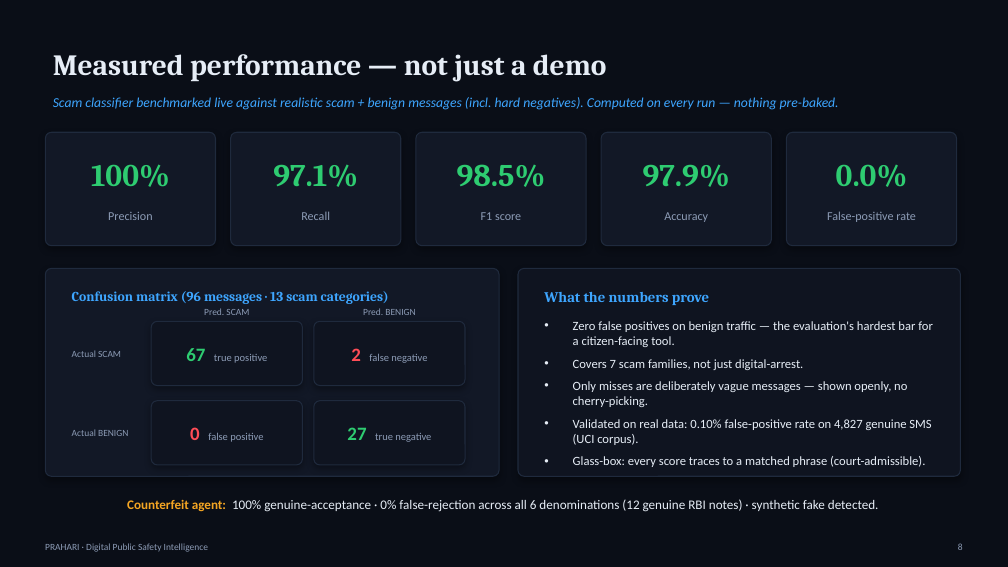
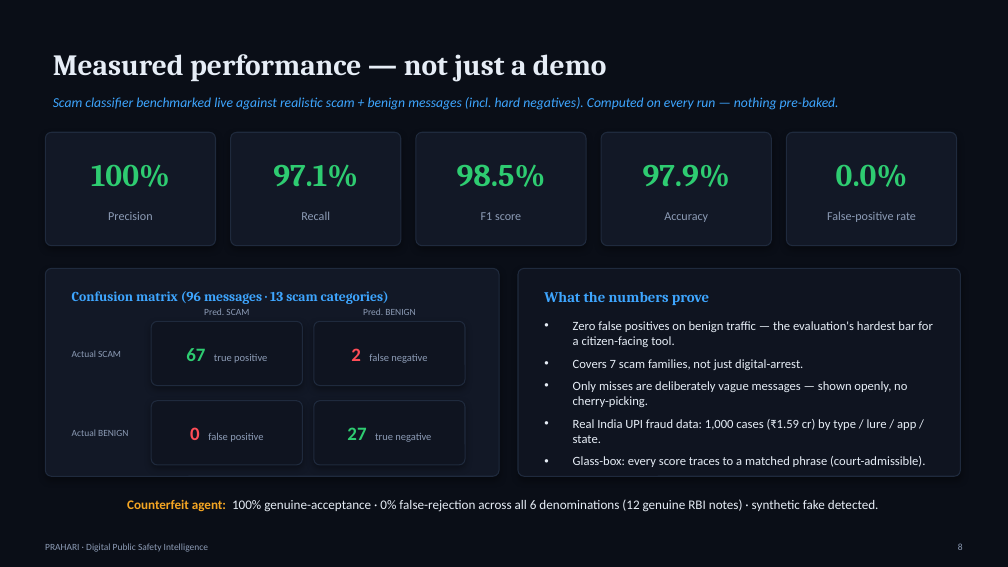
Before and after one commit to Ravianshu19/AI-for-Digital-Public-Safety, a slide deck: slide 8 of docs/Prahari_Pitch_Deck.pptx. Drawn at 1008x567 pixels with LibreOffice and Linux fonts; fonts in the diff are those of the drawing. Boxes give left, top, right and bottom in pixels: in the first picture for what was removed or moved away, otherwise in the second. Text is boxed around its words. In the diff, an @@ line names an element or a change of style, - is before the commit and + after.

Commit message:
India-only data: add real India UPI fraud intelligence, drop foreign datasets
- Add Kaggle 'UPI Digital Payment Fraud in India (FY23-25)' dataset (1,000 cases)
  + backend/india_upi.py + /api/fraud/india_stats + fetch_india_upi.py
- New 'Real India UPI Fraud Intelligence' panel: type/lure/app/state breakdowns,
  ₹1.59 cr loss, 42% OTP-shared, 10% recovery
- Remove non-India sources per scope: PaySim toggle (generic) and UCI SMS Spam
  validation (UK); delete kaggle_fraud.py, external_eval.py, fetch_kaggle.py, sms_spam/
- Update README/deck/data-sources; refresh screenshots (11 = India UPI)

```diff
--- a/docs/Prahari_Pitch_Deck.pptx
+++ b/docs/Prahari_Pitch_Deck.pptx
@@ text at (573,419,916,443): text changed @@
-• Validated on real data: 0.10% false-positive rate on 4,827 genuine SMS (UCI corpus).
+• Real India UPI fraud data: 1,000 cases (₹1.59 cr) by type / lure / app / state.
```
Also in this commit, not shown: 29 other files.
